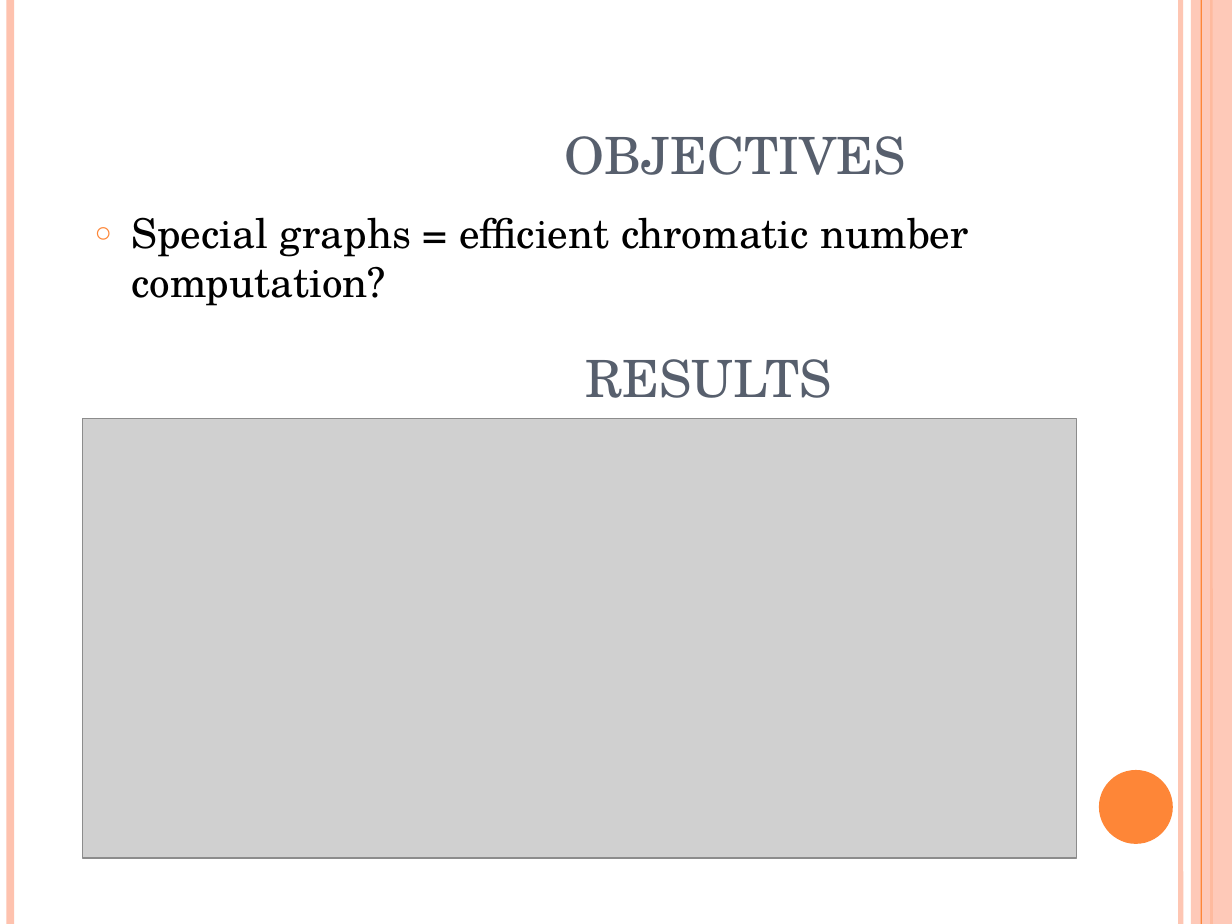
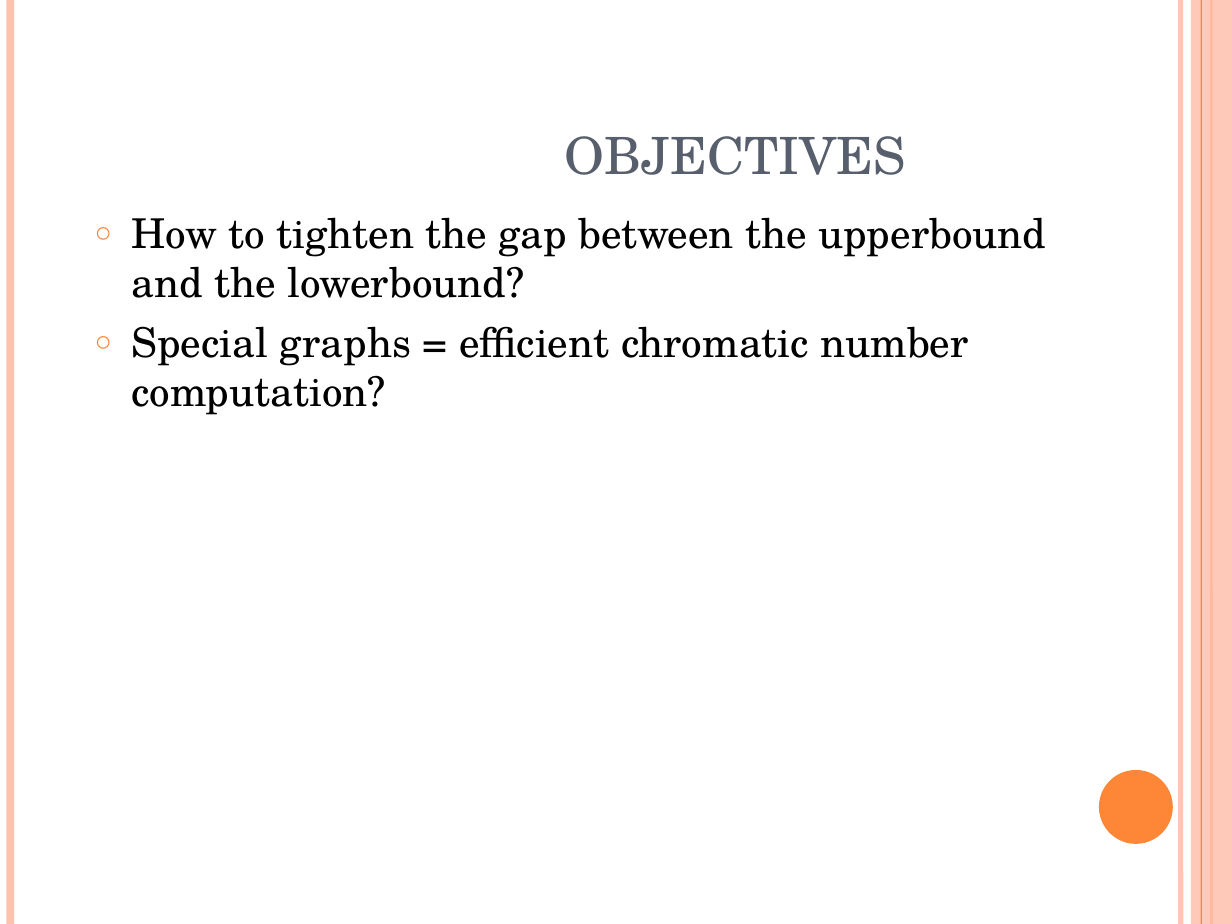
Before and after one commit to manhddftu/Project1.1-Phase3, a slide deck: slide 4 of pres3.pptx. Drawn at 1232x924 pixels with LibreOffice and Linux fonts; fonts in the diff are those of the drawing; grey boxes stand for pictures. Boxes give left, top, right and bottom in pixels: in the first picture for what was removed or moved away, otherwise in the second. Text is boxed around its words. In the diff, an @@ line names an element or a change of style, - is before the commit and + after.

```diff
--- a/pres3.pptx
+++ b/pres3.pptx
@@ text at [131,217,1046,298]: paragraph added @@
+○ How to tighten the gap between the upperbound and the lowerbound?
@@ text removed at [585,359,831,398] @@
-RESULTS
@@ picture removed at [83,419,1077,859] @@
```
Also in this commit, not shown: 3 other slides changed, 1 slide added, 1 slide removed.
